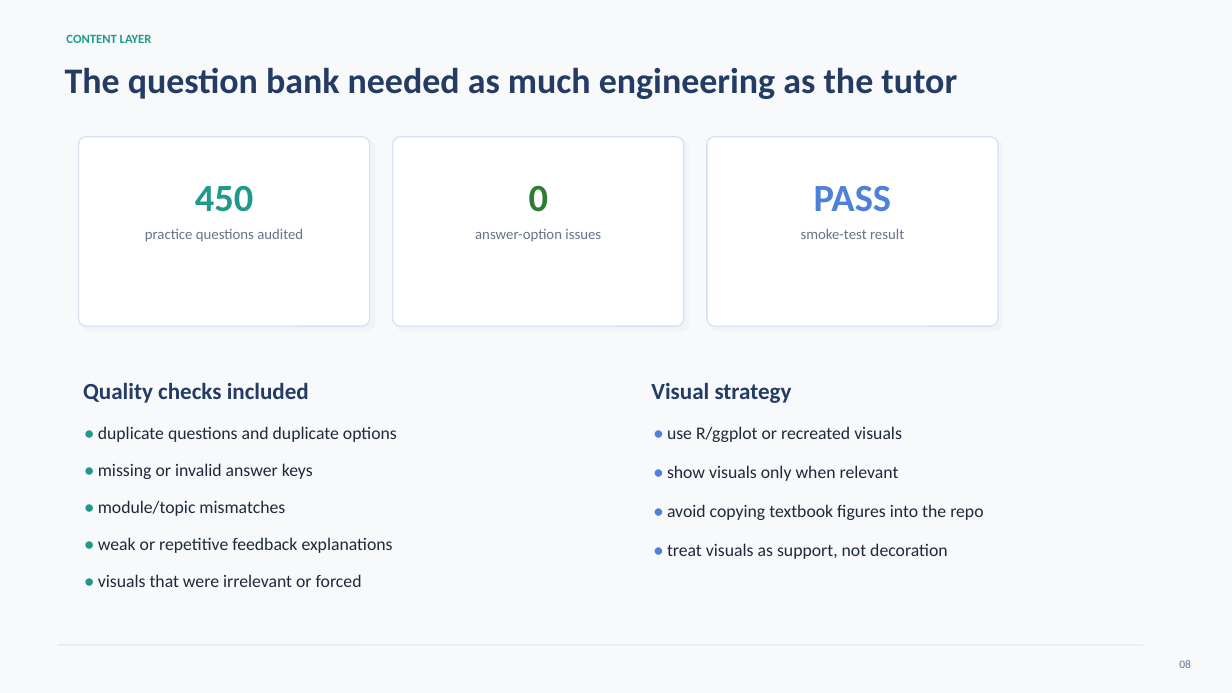
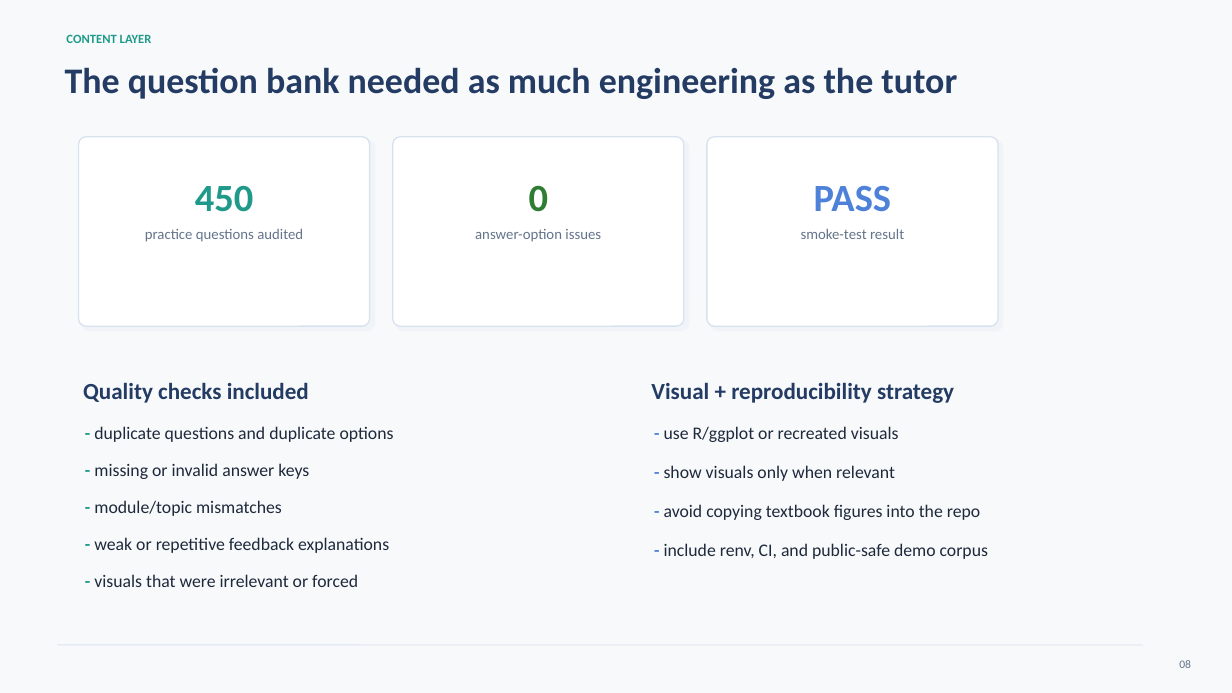
Before and after one commit to ZaidGhazi/Intro-to-Statistics-Study-App, a slide deck: slide 8 of intro_stats_study_app_presentation_cleaned_v2.pptx. Drawn at 1232x693 pixels with LibreOffice and Linux fonts; fonts in the diff are those of the drawing. Boxes give left, top, right and bottom in pixels: in the first picture for what was removed or moved away, otherwise in the second. Text is boxed around its words. In the diff, an @@ line names an element or a change of style, - is before the commit and + after.

Commit message:
Update tutor visual logic and presentation docs

```diff
--- a/intro_stats_study_app_presentation_cleaned_v2.pptx
+++ b/intro_stats_study_app_presentation_cleaned_v2.pptx
@@ text at [651,382,954,403]: text changed @@
-Visual strategy
+Visual + reproducibility strategy
@@ text at [94,426,394,442]: text changed @@
-• duplicate questions and duplicate options
+- duplicate questions and duplicate options
@@ text at [664,426,899,442]: text changed @@
-• use R/ggplot or recreated visuals
+- use R/ggplot or recreated visuals
@@ text at [94,463,309,479]: text changed @@
-• missing or invalid answer keys
+- missing or invalid answer keys
@@ text at [664,465,895,481]: text changed @@
-• show visuals only when relevant
+- show visuals only when relevant
@@ text at [94,500,282,516]: text changed @@
-• module/topic mismatches
+- module/topic mismatches
@@ text at [664,504,980,520]: text changed @@
-• avoid copying textbook figures into the repo
+- avoid copying textbook figures into the repo
@@ text at [94,537,389,553]: text changed @@
-• weak or repetitive feedback explanations
+- weak or repetitive feedback explanations
@@ text at [664,543,988,559]: text changed @@
-• treat visuals as support, not decoration
+- include renv, CI, and public-safe demo corpus
@@ text at [94,574,358,587]: text changed @@
-• visuals that were irrelevant or forced
+- visuals that were irrelevant or forced
```
Also in this commit, not shown: 9 other slides changed, 11 other files.
